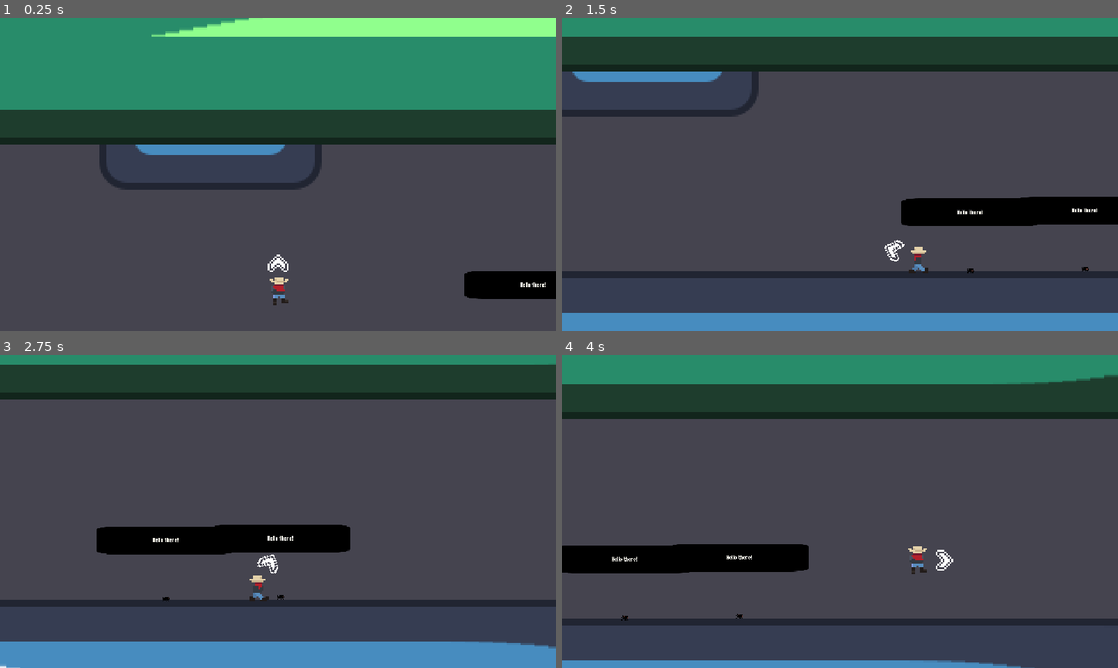
Above: before the commit, frames 1-4 (two rows, left to right).
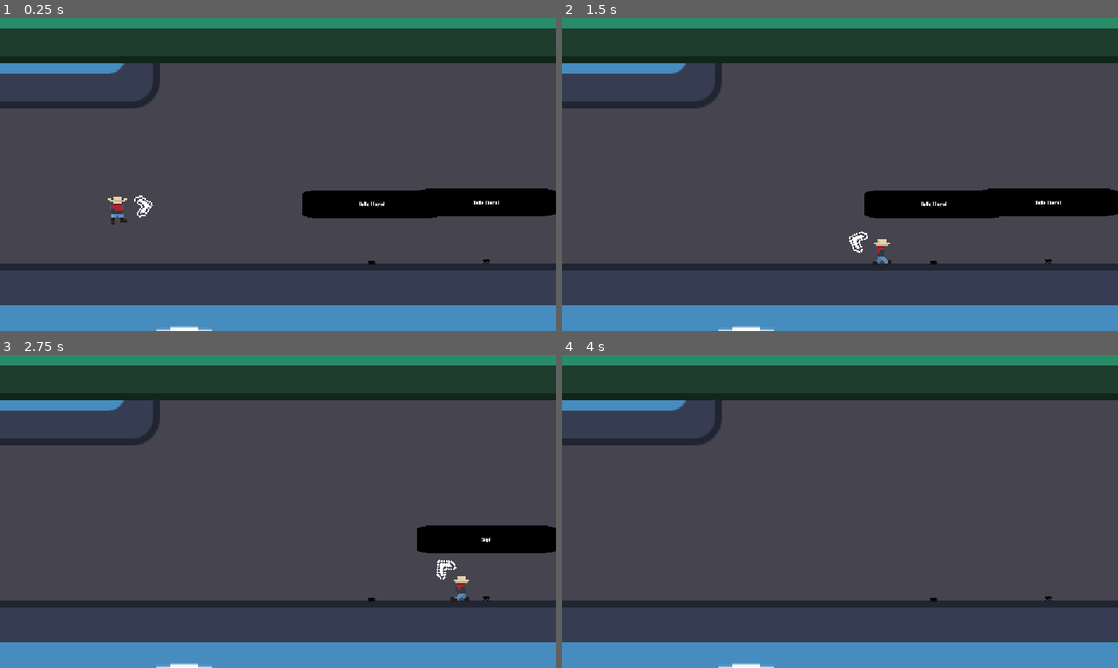
Above: after the commit, the same moments.

Repository: haywirehawk/gmtk2025
Game: Godot game, scene res://maps/test1/NPC_test_map.tscn
Two runs of this game, one before a commit and one after it. Both use one fixed random seed, a clock stepped at 60 frames per second and the inputs below. This scene is started directly instead of the project's main scene. The engine's default icon, where the game draws it, is replaced by a stand-in: a white triangle on a blue panel in a dark square. Sound files missing from this copy of the repository are replaced by a short silence.
Inputs (mouse positions are in pixels of both pictures, inside the frame that each line leads up to):
- Up to frame 1 (0.25 s): no input
- Up to frame 2 (1.5 s): move the mouse to (962, 158) at 0.52 s; hold D (move_right) from 0.53 s (still down); tap F (Interact) at 0.6 s; tap Space (jump) at 0.77 s; move the mouse to (728, 190) at 1.27 s; click (728, 190) at 1.35 s
- Up to frame 3 (2.75 s): tap Space (jump) at 1.52 s; move the mouse to (333, 442) at 2.02 s; release D (move_right) at 2.03 s; hold A (move_left) from 2.03 s (still down); hold E (next_lasso) from 2.03 s (still down)
- Up to frame 4 (4 s): move the mouse to (812, 574) at 2.77 s; release A (move_left) at 2.78 s; release E (next_lasso) at 2.78 s; hold D (move_right) from 2.78 s (still down); tap Q (previous_lasso) at 2.85 s; tap Space (jump) at 3.02, 3.77 s; move the mouse to (1006, 558) at 3.52 s; right-click (1006, 558) at 3.6 s

The runs differ from the first frame. In frame 1, 57% of the frame differs, in the area x 0-100%, y 0-100%; in frame 2, 18%; in frame 3, 9.4%; in frame 4, 28%.

Commit message:
Player collision corrected

Diff:
--- a/game_objects/player/player.tscn
+++ b/game_objects/player/player.tscn
@@ -259,7 +259,7 @@
 }]
 
 [node name="Player" type="CharacterBody2D"]
-collision_layer = 0
+collision_layer = 2
 floor_max_angle = 0.872665
 platform_floor_layers = 4294967263
 script = ExtResource("1_jcgnw")
--- a/maps/test1/NPC_test_map.tscn
+++ b/maps/test1/NPC_test_map.tscn
@@ -45,8 +45,8 @@
 [node name="Player" parent="Entities" instance=ExtResource("2_f1ckj")]
 position = Vector2(279, 183)
 
-[node name="GameCamera" parent="." node_paths=PackedStringArray("target") instance=ExtResource("3_fr3hr")]
-target = NodePath("../Entities/Player")
+[node name="GameCamera" parent="." instance=ExtResource("3_fr3hr")]
+position = Vector2(372, 237)
 
 [node name="NpcTemplate" parent="." instance=ExtResource("4_hg133")]
 position = Vector2(426, 239)
